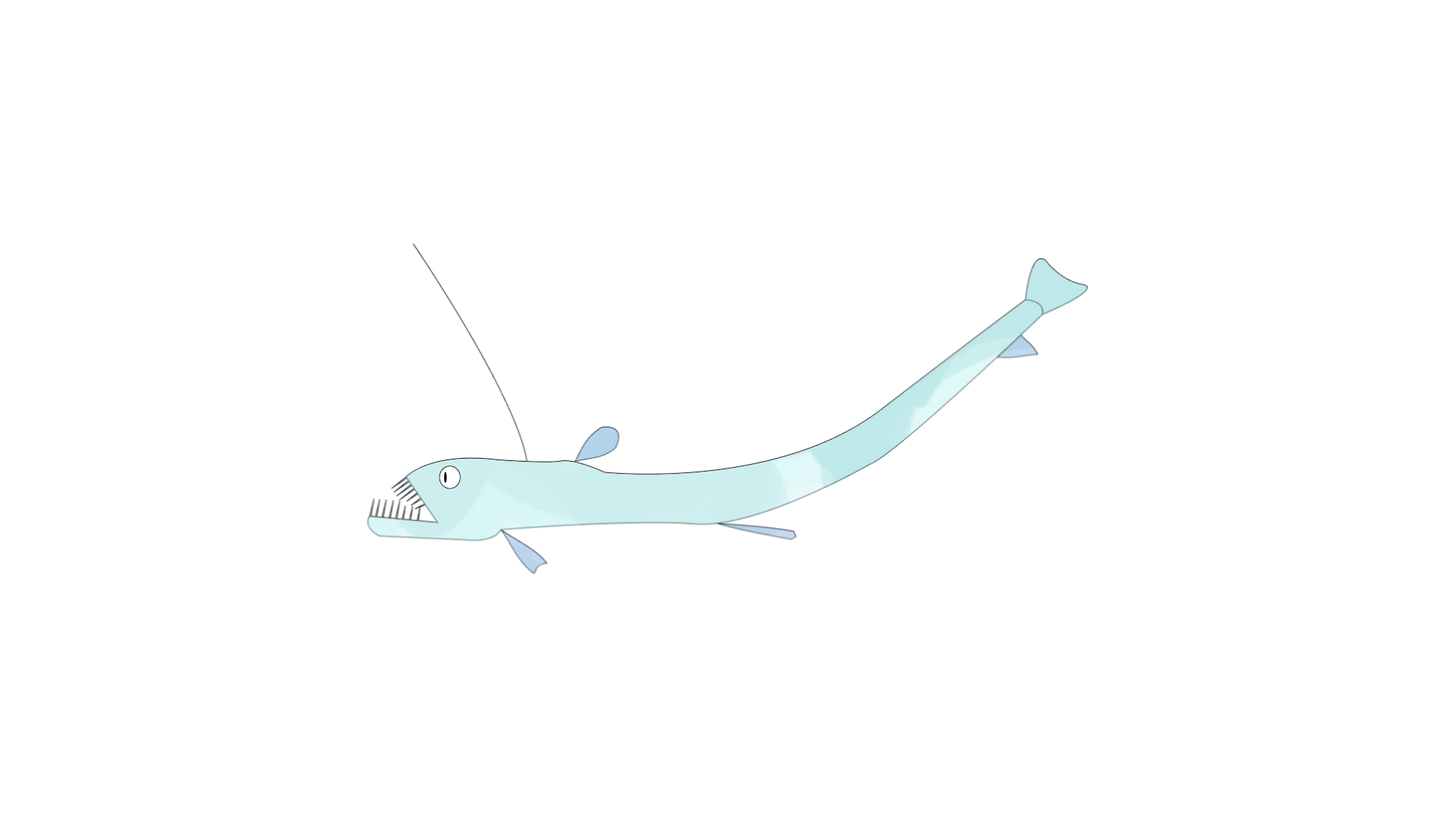
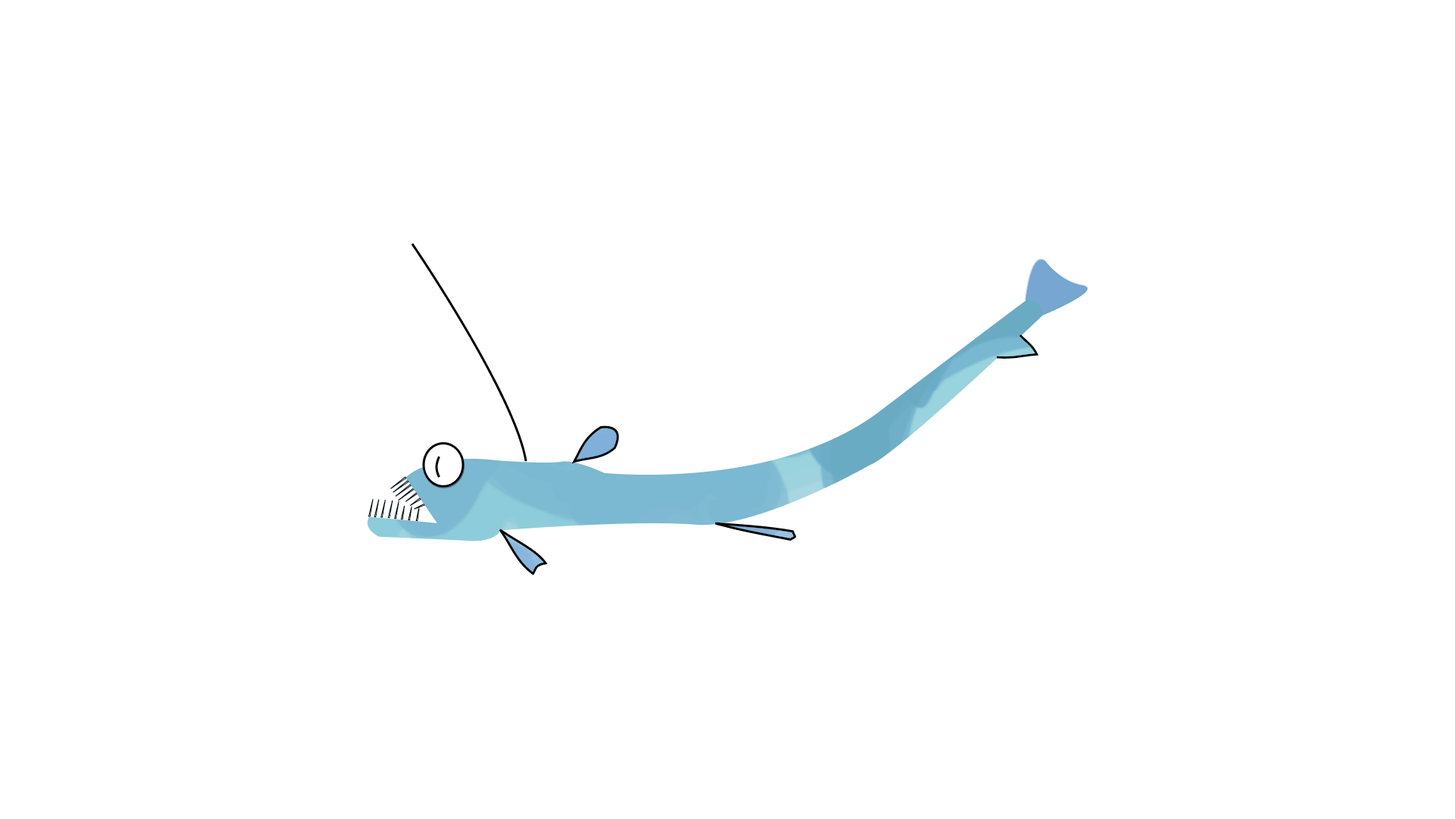
The second 1455x819 image is a revision of the first. Changes to its layers:
moved "layer1.png" above "Group 6.png", painted on it over (366, 242, 1089, 576)
renamed "Olhos.png" to "Group 6.png", painted on it over (422, 441, 466, 489)
painted on "Mask Group.png" over (366, 244, 1089, 575)
